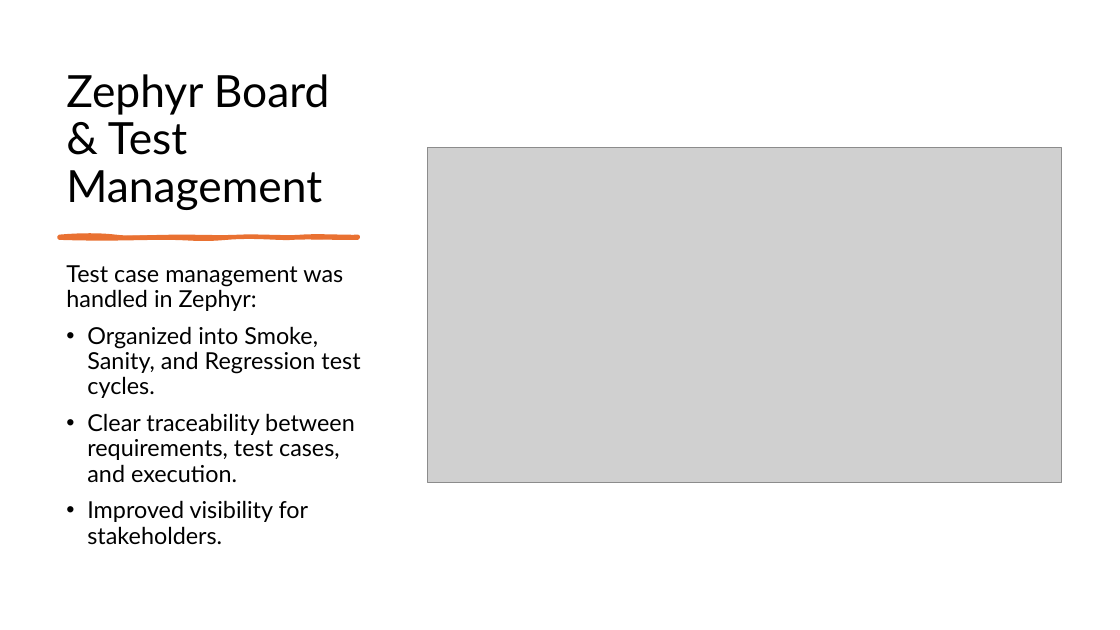
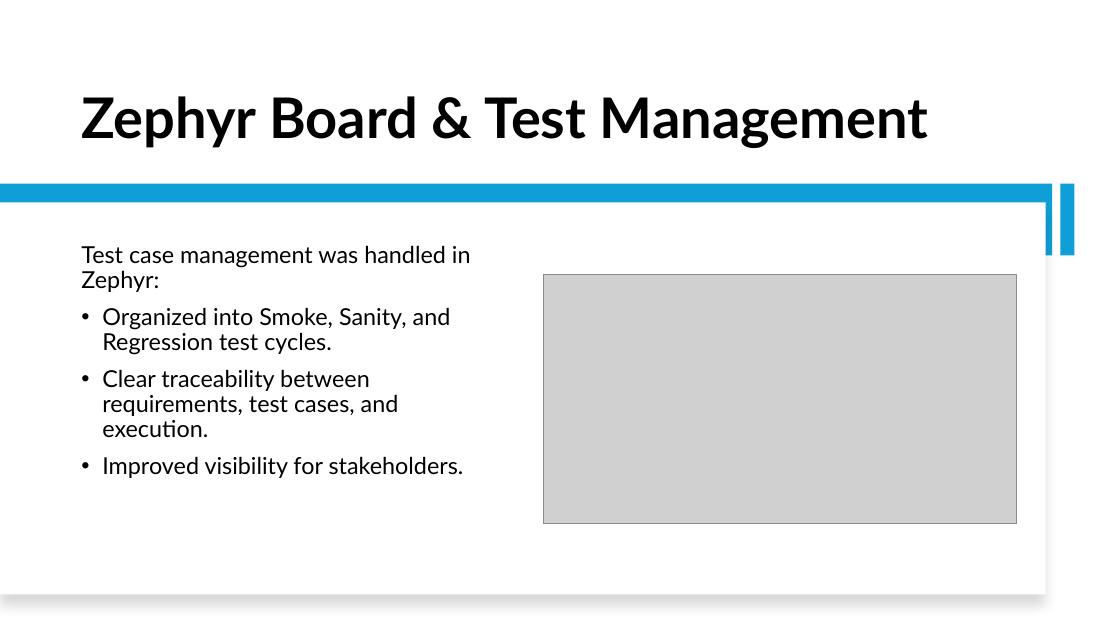
Before and after one commit to kirankumar792001/SauceDemo_CapstoneProject, a slide deck: slide 9 of PPT.pptx (slide 10 before the commit). Drawn at 1120x630 pixels with LibreOffice and Linux fonts; fonts in the diff are those of the drawing; grey boxes stand for pictures. Boxes give left, top, right and bottom in pixels: in the first picture for what was removed or moved away, otherwise in the second. Text is boxed around its words. In the diff, an @@ line names an element or a change of style, - is before the commit and + after.

```diff
--- a/PPT.pptx
+++ b/PPT.pptx
@@ title "Zephyr Board & Test Management": place and size @@
-title "Zephyr Board & Test Management" at [66, 74, 330, 210]
+title "Zephyr Board & Test Management" at [81, 96, 928, 148]
@@ title "Zephyr Board & Test Management" at [81, 96, 928, 148]: size 38 to 48 pt, bold on @@
@@ rectangle added at [0, 184, 1053, 255], fill #0F9ED5 @@
@@ rectangle added at [0, 202, 1046, 595], fill #FFFFFF @@
@@ rectangle added at [1060, 184, 1075, 255], fill #0F9ED5 @@
@@ freeform shape removed at [59, 236, 358, 238] @@
@@ text "Test case management was handled ..." rewrapped from [66, 265, 360, 545] to [81, 245, 471, 478] @@
@@ picture: place and size @@
-picture at [428, 148, 1062, 482]
+picture at [543, 274, 1016, 523]
```
Also in this commit, not shown: 12 other slides changed, 1 slide added.
